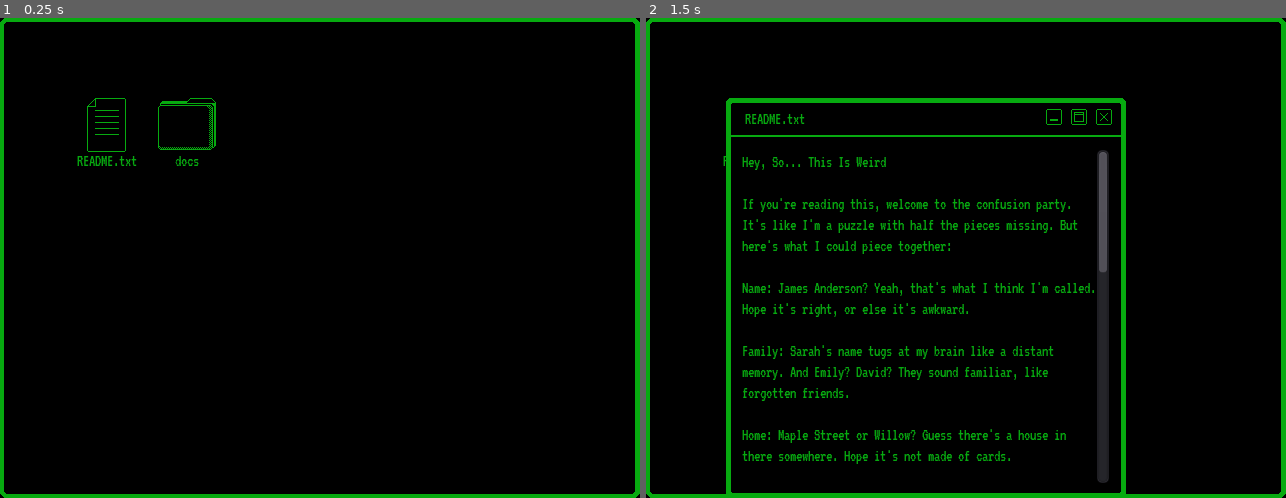
Above: before the commit, frames 1-2 (left to right).
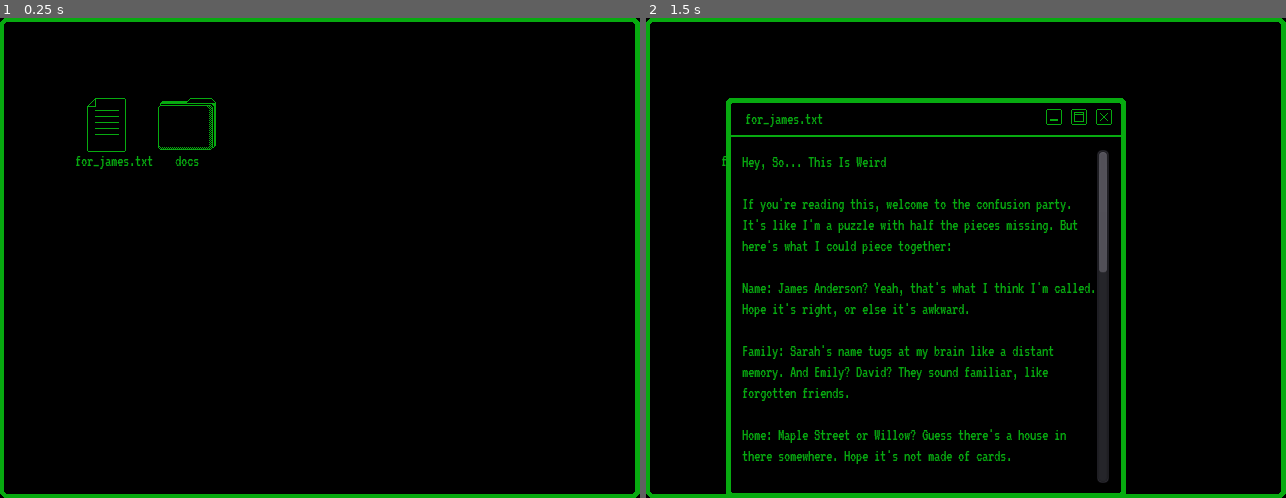
Above: after the commit, the same moments.

Repository: mihna123/dark-files
Game: Godot game, scene res://Scenes/Screen.tscn
The game is run twice, just before and just after one commit, with the same random seed, the same clock (stepped at 60 frames per second) and the same inputs.
Inputs:
- Up to frame 1 (0.25 s): no input
- Up to frame 2 (1.5 s): click "README.txt" (after the commit: "for_james.txt") at 0.5 s; click "docs" at 1.25 s

The runs differ from the first frame. In frame 1, 0.2% of the frame differs, in the area x 11-24%, y 28-32%; in frame 2, 0.2%, in the area x 11-28%, y 20-31%.

Commit message:
added enc file icon

Diff:
--- a/filesys/file_system.gd
+++ b/filesys/file_system.gd
@@ -3,7 +3,7 @@
 var files = [
 	{
 		"file_id":0,
-		"file_name":"README.txt",
+		"file_name":"for_james.txt",
 		"text_content":"Hey, So... This Is Weird\n\nIf you're reading this, welcome to the confusion party. It's like I'm a p …(1244 unchanged characters)…
 		"sub_files":[],
 		"desktop":true
Binary file added: art/encripted_icon.png
Not shown, added: art/encripted_icon.png.import
Not shown, changed: .gitignore
Not shown, changed: bin/DarkFiles.zip
